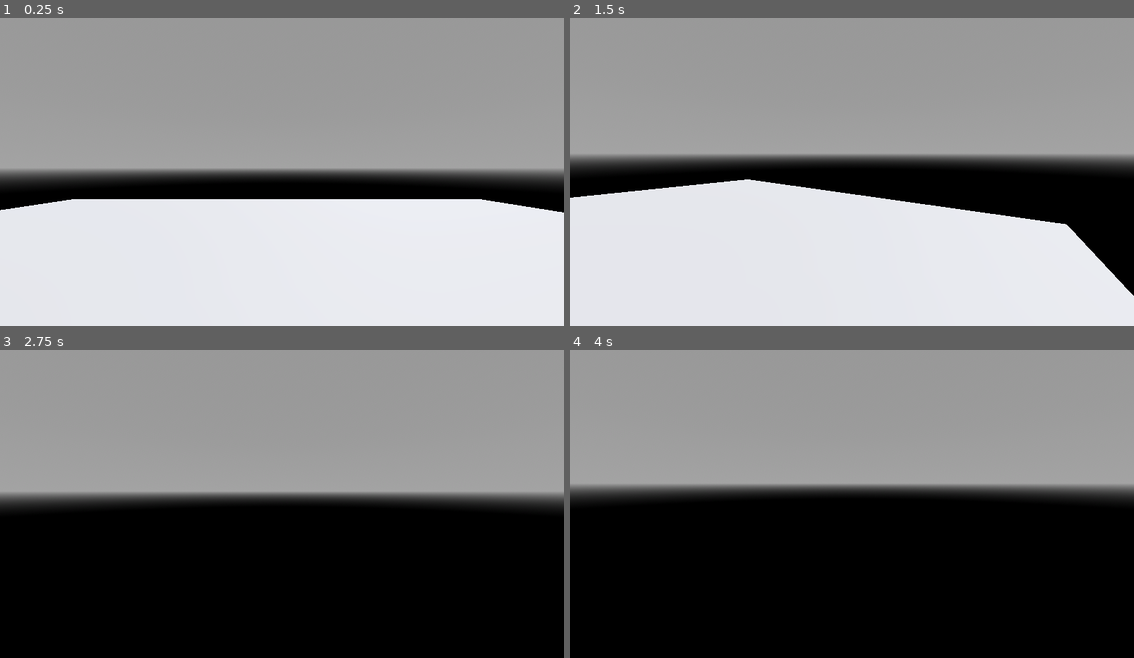
Above: before the commit, frames 1-4 (two rows, left to right).
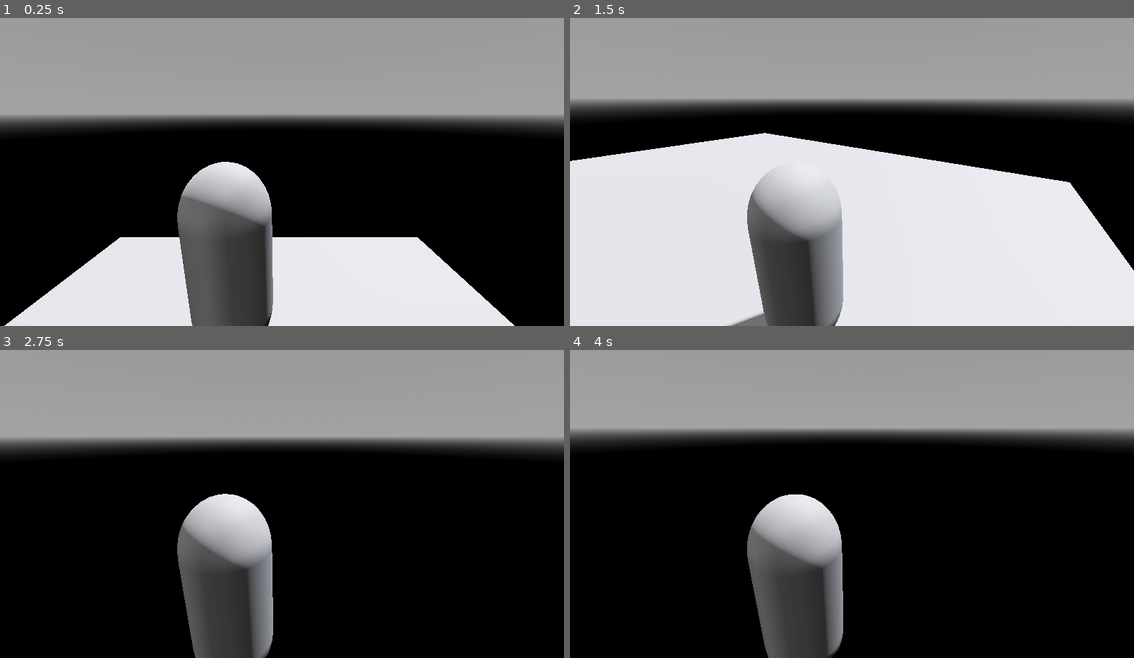
Above: after the commit, the same moments.

Repository: icyfirejosh4352/rigor-mortis
Game: Godot game, scene res://scenes/game.tscn
Same seed, same stepped clock (60 frames per second), same inputs: the game is played once before the commit and once after it.
Inputs (mouse positions are in pixels of both pictures, inside the frame that each line leads up to):
- Up to frame 1 (0.25 s): no input
- Up to frame 2 (1.5 s): move the mouse to (976, 150) at 0.52 s; hold D (strafe right) 0.53-1.28 s; click (976, 150) at 0.67 s; tap Space (jump) at 0.77 s; move the mouse to (823, 168) at 1.27 s; hold W (forward) from 1.28 s (still down)
- Up to frame 3 (2.75 s): keep holding W (forward); tap Space (jump) at 1.52 s; move the mouse to (293, 494) at 2.02 s
- Up to frame 4 (4 s): keep holding W (forward); move the mouse to (846, 504) at 2.77 s; tap Space (jump) at 3.02, 3.77 s; tap Enter at 3.5 s; move the mouse to (891, 504) at 3.52 s

The runs differ from the first frame. In frame 1, 47% of the frame differs, in the area x 0-100%, y 31-100%; in frame 2, 38%; in frame 3, 29%; in frame 4, 29%.

Commit message:
3rd person camera part 1
idk what I'm doing

Diff:
--- a/scenes/game.tscn
+++ b/scenes/game.tscn
@@ -48,12 +48,16 @@
 skeleton = NodePath("../../..")
 
 [node name="player" parent="." instance=ExtResource("1_uwrxv")]
-transform = Transform3D(1, 0, 0, 0, 1, 0, 0, 0, 1, 0.2689495, 1, 0.15692139)
+transform = Transform3D(1, 0, 0, 0, 1, 0, 0, 0, 1, 0.2689495, 6.63983, 0.15692139)
 
 [node name="eyes" type="Node3D" parent="player"]
 transform = Transform3D(1, 0, 0, 0, 1, 0, 0, 0, 1, 0, 0.54708743, 0)
 
-[node name="Camera3D" type="Camera3D" parent="player/eyes"]
+[node name="Node3D" type="Node3D" parent="player/eyes"]
+transform = Transform3D(1, 0, 0, 0, 1, 0, 0, 0, 1, 0, 0, 0.040824413)
+
+[node name="Camera3D" type="Camera3D" parent="player/eyes/Node3D"]
+transform = Transform3D(1, 0, 0, 0, 0.96727663, 0.2537242, 0, -0.2537242, 0.96727663, 0.6124859, 1.1518888, 2.0635037)
 
 [node name="Node3D" type="Node3D" parent="."]
 transform = Transform3D(1, 0, 0, 0, 1, 0, 0, 0, 1, 0, 0.5, 6)
--- a/scenes/player.tscn
+++ b/scenes/player.tscn
@@ -10,7 +10,9 @@
 script = ExtResource("1_3vyb7")
 
 [node name="CollisionShape3D" type="CollisionShape3D" parent="."]
+transform = Transform3D(1, 0, 0, 0, 1.2, 0, 0, 0, 1, 0, 0, 0)
 shape = SubResource("CapsuleShape3D_g2els")
 
 [node name="MeshInstance3D" type="MeshInstance3D" parent="."]
+transform = Transform3D(1, 0, 0, 0, 1.2, 0, 0, 0, 1, 0, 0, 0)
 mesh = SubResource("CapsuleMesh_qhqgy")
--- a/scripts/player.gd
+++ b/scripts/player.gd
@@ -1,10 +1,11 @@
 extends CharacterBody3D
 
 @onready var eyes: Node3D = $eyes
-@onready var camera: Camera3D = $eyes/Camera3D
+@onready var camera: Camera3D = $eyes/Node3D/Camera3D
+@onready var idk: Node3D = $eyes/Node3D
 
 const SPEED = 10.0
-const AIR_SLOW_MULT = 0.5
+const AIR_SLOW_MULT = 1.5
 const JUMP_VELOCITY = 4.5
 const JUMP_SPDBST = 1.5
 const ACCEL_SMOOTH = 5.0
@@ -20,8 +21,8 @@
 	if Input.get_mouse_mode() == Input.MOUSE_MODE_CAPTURED:
 		if event is InputEventMouseMotion:
 			eyes.rotate_y(-event.relative.x * mouse_sensitivity)
-			camera.rotate_x(-event.relative.y * mouse_sensitivity)
-			camera.rotation.x = clamp(camera.rotation.x, deg_to_rad(-50), deg_to_rad(60))
+			idk.rotate_x(-event.relative.y * mouse_sensitivity)
+			#idk.rotation.x = clamp(camera.rotation.x, deg_to_rad(-50), deg_to_rad(60))
 
 func _physics_process(delta: float) -> void:
 	# Add the gravity.
@@ -32,8 +33,19 @@
 	var input_dir := Input.get_vector("strafe left", "strafe right", "forward", "backward")
 	var direction := (eyes.transform.basis * Vector3(input_dir.x, 0, input_dir.y)).normalized()
 
-	velocity.x = lerp(velocity.x, direction.x * SPEED, ACCEL_SMOOTH * delta)
-	velocity.z = lerp(velocity.z, direction.z * SPEED, ACCEL_SMOOTH * delta)
+	if !is_on_floor():
+		velocity.x = lerp(velocity.x, direction.x * SPEED, ACCEL_SMOOTH * delta * (1/AIR_SLOW_MULT))
+		velocity.z = lerp(velocity.z, direction.z * SPEED, ACCEL_SMOOTH * delta * (1/AIR_SLOW_MULT))
+	elif is_on_floor():
+		if direction.z == 0:
+			velocity.z = lerp(velocity.z, direction.z * SPEED, ACCEL_SMOOTH * delta * AIR_SLOW_MULT)
+		else:
+			velocity.z = lerp(velocity.z, direction.z * SPEED, ACCEL_SMOOTH * delta)
+		if direction.x == 0:
+			velocity.x = lerp(velocity.x, direction.x * SPEED, ACCEL_SMOOTH * delta * AIR_SLOW_MULT)
+		else:
+			velocity.x = lerp(velocity.x, direction.x * SPEED, ACCEL_SMOOTH * delta)
+
 
 	if Input.is_action_just_pressed("jump") and is_on_floor():
 		velocity.y = JUMP_VELOCITY
